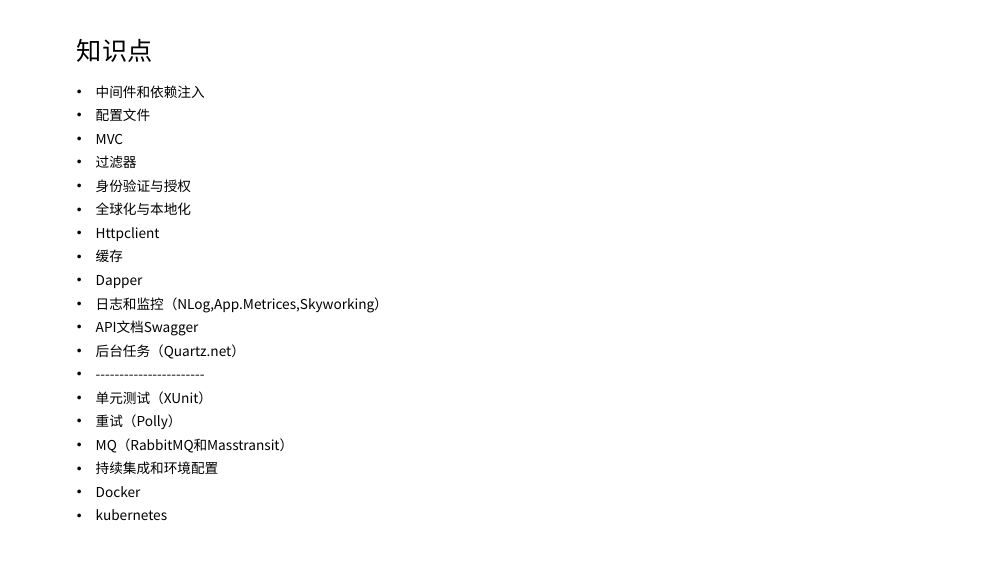
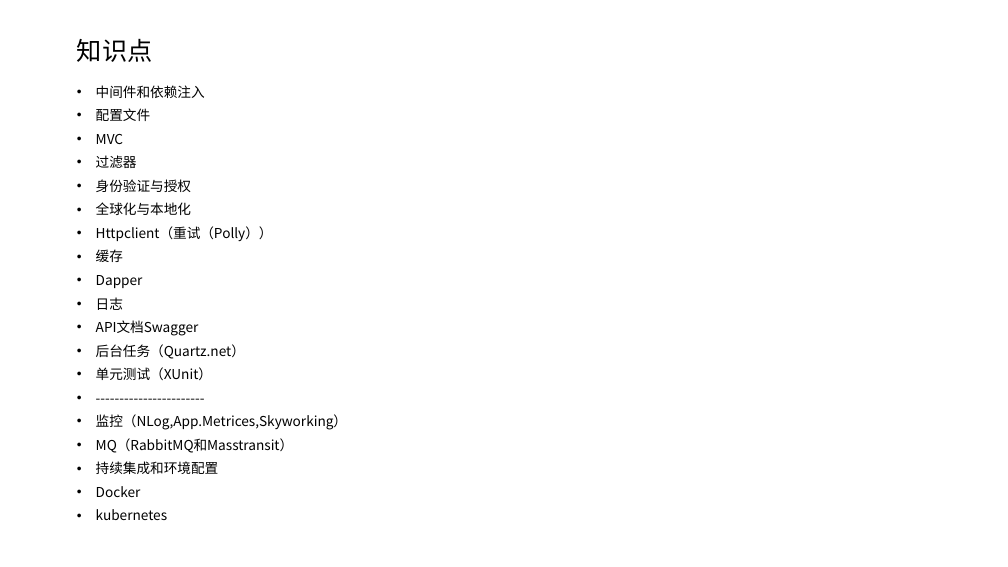
Before and after one commit to axzxs2001/aspnetcore5.0, a slide deck: slide 2 of aspnetcore3.0course/docs/aspnetcore3.0course.pptx. Drawn at 1008x567 pixels with LibreOffice and Linux fonts; fonts in the diff are those of the drawing. Boxes give left, top, right and bottom in pixels: in the first picture for what was removed or moved away, otherwise in the second. Text is boxed around its words. In the diff, an @@ line names an element or a change of style, - is before the commit and + after.

```diff
--- a/aspnetcore3.0course/docs/aspnetcore3.0course.pptx
+++ b/aspnetcore3.0course/docs/aspnetcore3.0course.pptx
@@ text at (96,226,273,241): text changed @@
-• Httpclient
+• Httpclient（重试（Polly））
@@ text at (96,297,123,310): text changed @@
-• 日志和监控（NLog,App.Metrices,Skyworking）
+• 日志
@@ text at (96,367,212,380): paragraph added @@
+• 单元测试（XUnit）
@@ text at (96,414,347,430): text changed @@
-• 单元测试（XUnit）
-• 重试（Polly）
+• 监控（NLog,App.Metrices,Skyworking）
```
Also in this commit, not shown: 2 other slides changed.
